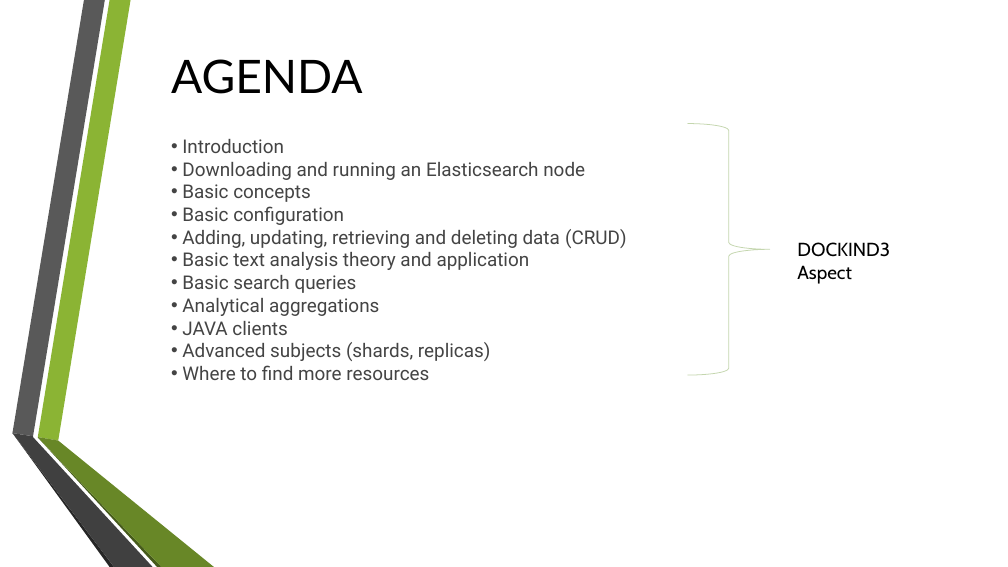
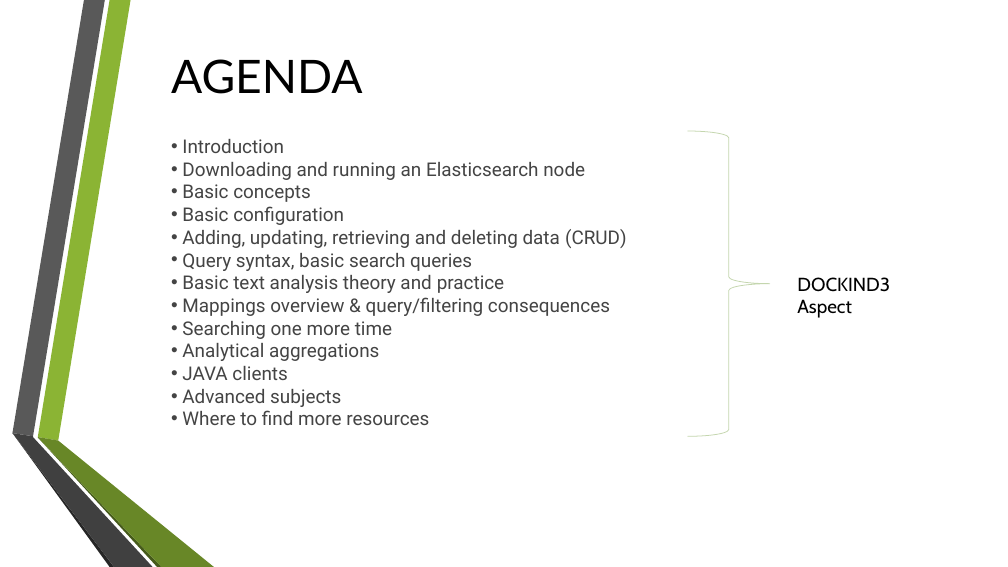
Before and after one commit to pnowy/elastic, a slide deck: slide 2 of etc/elastic.pptx. Drawn at 1008x567 pixels with LibreOffice and Linux fonts; fonts in the diff are those of the drawing; background and template pictures are left out. Boxes give left, top, right and bottom in pixels: in the first picture for what was removed or moved away, otherwise in the second. Text is boxed around its words. In the diff, an @@ line names an element or a change of style, - is before the commit and + after.

```diff
--- a/etc/elastic.pptx
+++ b/etc/elastic.pptx
@@ right brace: place and size @@
-right brace at (688,123,770,375)
+right brace at (688,131,770,436)
@@ text at (182,253,610,339): text changed @@
-• Basic text analysis theory and application
-• Basic search queries
+• Query syntax, basic search queries
+• Basic text analysis theory and practice
+• Mappings overview & query/filtering consequences
+• Searching one more time
@@ text "DOCKIND3 Aspect": place and size @@
-text "DOCKIND3 Aspect" at (797,242,890,284)
+text "DOCKIND3 Aspect" at (797,277,890,318)
@@ text at (182,389,341,407): text changed @@
-• Advanced subjects (shards, replicas)
+• Advanced subjects
```
Also in this commit, not shown: 3 other slides changed, 9 slides added, 4 slides removed, 10 other files.
